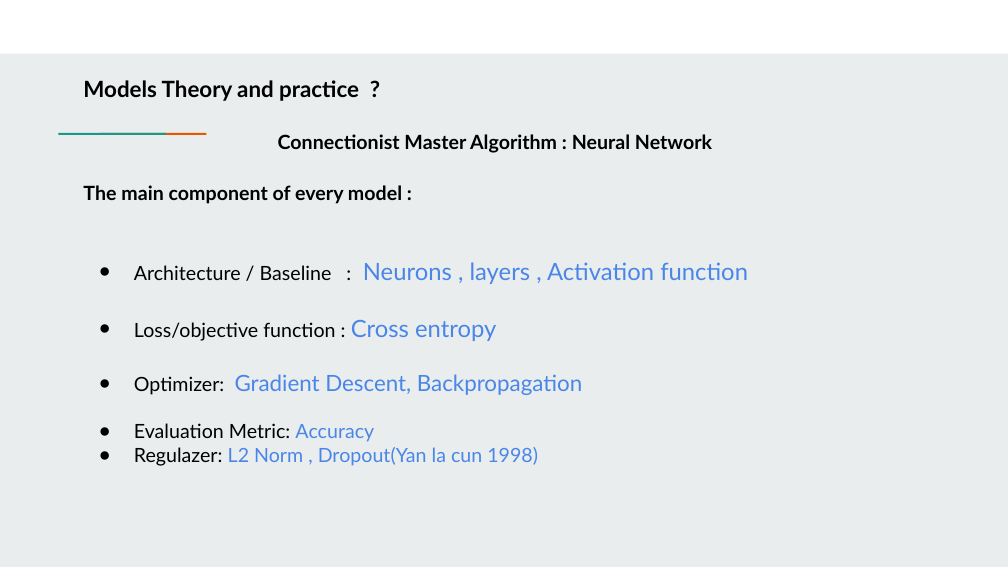
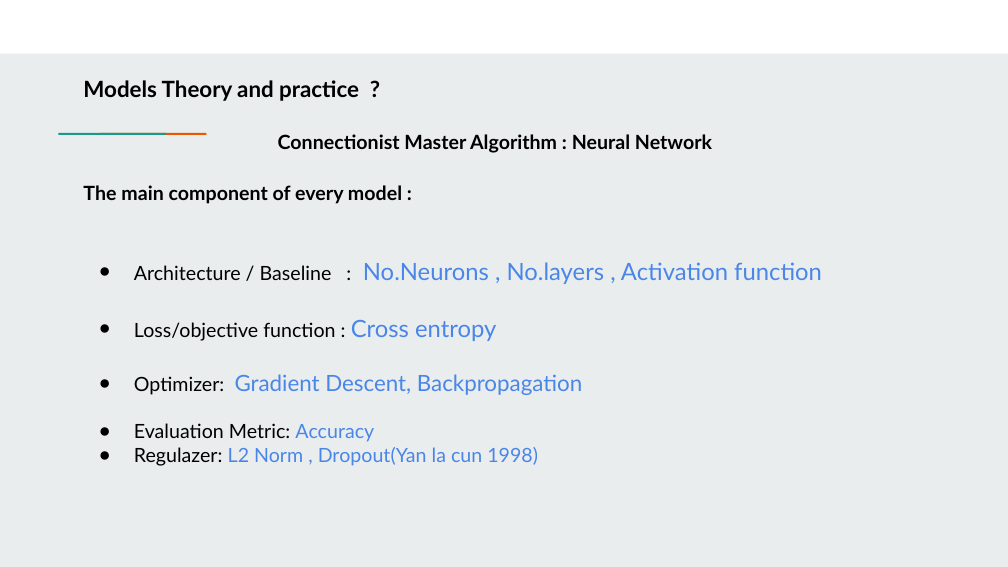
Before and after one commit to farouqBenarous/Machine_Learning_101_Workshop, a slide deck: slide 18 of 20-03-2021/Presentation/Machine learning 101.pptx. Drawn at 1008x567 pixels with LibreOffice and Linux fonts; fonts in the diff are those of the drawing. Boxes give left, top, right and bottom in pixels: in the first picture for what was removed or moved away, otherwise in the second. Text is boxed around its words. In the diff, an @@ line names an element or a change of style, - is before the commit and + after.

```diff
--- a/20-03-2021/Presentation/Machine learning 101.pptx
+++ b/20-03-2021/Presentation/Machine learning 101.pptx
@@ text at <box>134,262,822,284</box>: text changed @@
-● Architecture / Baseline : Neurons , layers , Activation function
+● Architecture / Baseline : No.Neurons , No.layers , Activation function
```
Also in this commit, not shown: 6 other slides changed, 2 slides added, 2 slides removed, 3 other files.
